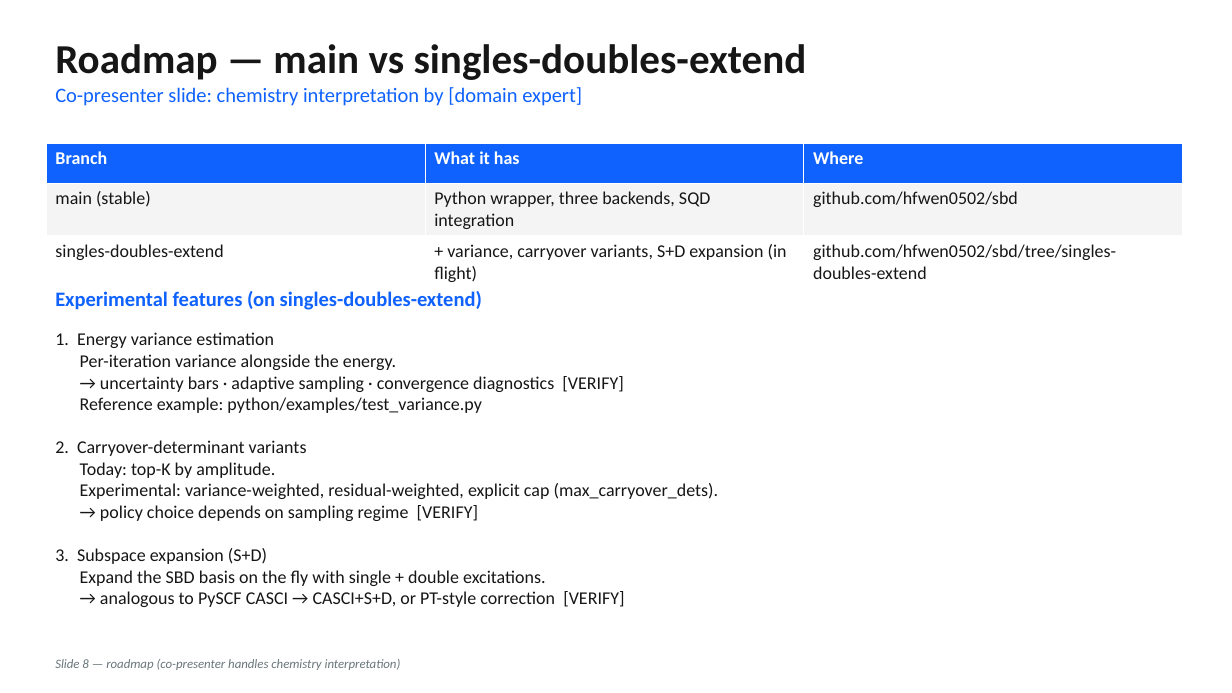
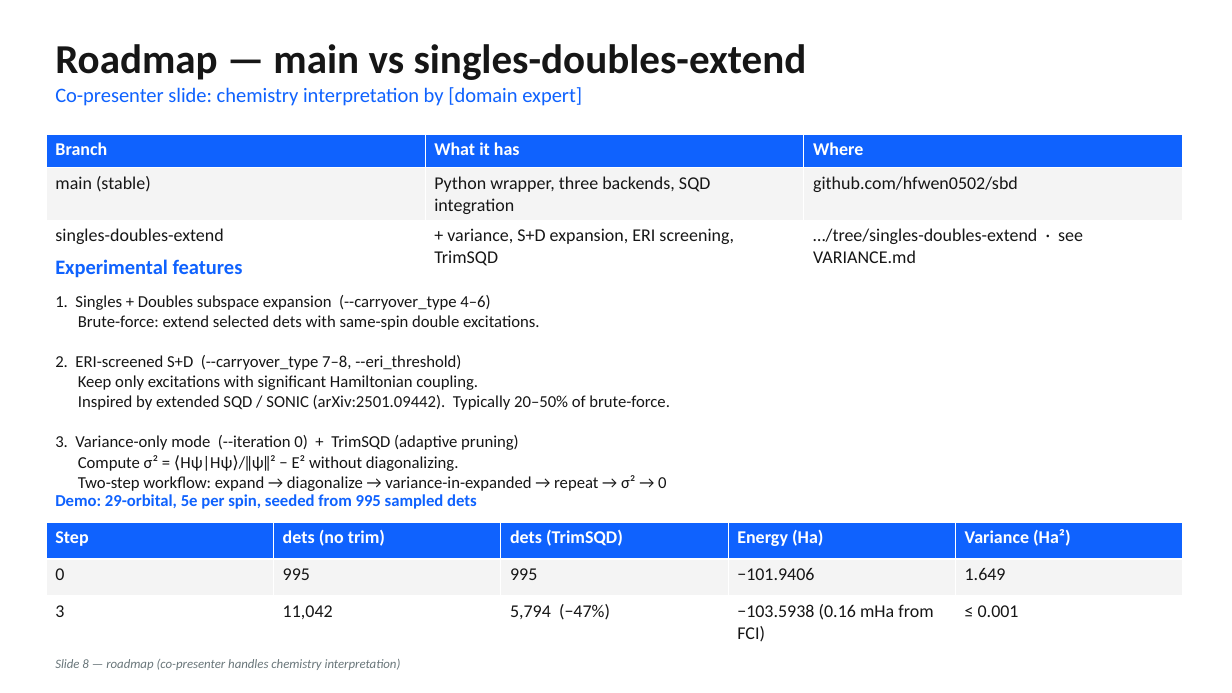
Before and after one commit to hfwen0502/sbd, a slide deck: slide 8 of .github/SBD_PYTHON_DECK.pptx. Drawn at 1232x693 pixels with LibreOffice and Linux fonts; fonts in the diff are those of the drawing. Boxes give left, top, right and bottom in pixels: in the first picture for what was removed or moved away, otherwise in the second. Text is boxed around its words. In the diff, an @@ line names an element or a change of style, - is before the commit and + after.

```diff
--- a/.github/SBD_PYTHON_DECK.pptx
+++ b/.github/SBD_PYTHON_DECK.pptx
@@ table at [46,134,1183,270] @@
-row 3, column 2: + variance, carryover variants, S+D expansion (in flight)
+row 3, column 2: + variance, S+D expansion, ERI screening, TrimSQD
-row 3, column 3: github.com/hfwen0502/sbd/tree/singles-doubles-extend
+row 3, column 3: …/tree/singles-doubles-extend · see VARIANCE.md
@@ table: place and size @@
-table at [46,143,1183,286]
+table at [46,134,1183,270]
@@ text at [55,259,243,278]: text changed @@
-Experimental features (on singles-doubles-extend)
+Experimental features
@@ text added at [55,295,670,491], 13 pt, text #161616 @@
+1. Singles + Doubles subspace expansion (--carryover_type 4–6)
+Brute-force: extend selected dets with same-spin double excitations.
+2. ERI-screened S+D (--carryover_type 7–8, --eri_threshold)
+Keep only excitations with significant Hamiltonian coupling.
+Inspired by extended SQD / SONIC (arXiv:2501.09442). Typically 20–50% of brute-force.
+3. Variance-only mode (--iteration 0) + TrimSQD (adaptive pruning)
+Compute σ² = ⟨Hψ|Hψ⟩/‖ψ‖² − E² without diagonalizing.
+Two-step workflow: expand → diagonalize → variance-in-expanded → repeat → σ² → 0
@@ text removed at [55,332,719,607] @@
-1. Energy variance estimation
-Per-iteration variance alongside the energy.
-→ uncertainty bars · adaptive sampling · convergence diagnostics [VERIFY]
-Reference example: python/examples/test_variance.py
-2. Carryover-determinant variants
-Today: top-K by amplitude.
-Experimental: variance-weighted, residual-weighted, explicit cap (max_carryover_dets).
-→ policy choice depends on sampling regime [VERIFY]
-3. Subspace expansion (S+D)
-Expand the SBD basis on the fly with single + double excitations.
-→ analogous to PySCF CASCI → CASCI+S+D, or PT-style correction [VERIFY]
@@ text added at [55,494,477,509], 13 pt, text #0F62FE, bold @@
+Demo: 29-orbital, 5e per spin, seeded from 995 sampled dets
@@ table added at [46,522,1183,646], 3 rows, 5 columns @@
+Step | dets (no trim) | dets (TrimSQD) | Energy (Ha) | Variance (Ha²)
+0 | 995 | 995 | −101.9406 | 1.649
+3 | 11,042 | 5,794 (−47%) | −103.5938 (0.16 mHa from FCI) | ≤ 0.001
```
Also in this commit, not shown: 1 other slide changed, 2 other files.
